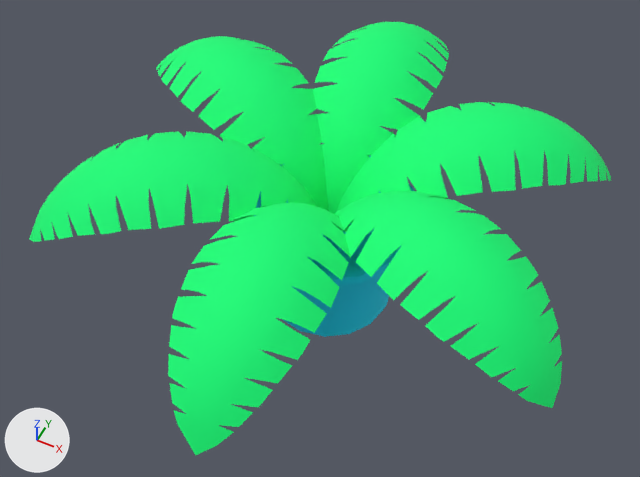
A saved change to the FBX model Assets/02_ASSETS/Models/Plant_Model.FBX.
The view is the same before and after, from a camera (50 mm lens) standing at (0.673, -1.399, 1.955) and looking at (-0.007, -0.039, 0.255). The axes (+X, +Y, +Z) are drawn at lower left. The lights are the same throughout. Where no turn or scale is listed for an object, it has been applied to the vertices.

The first picture shows 'Plant_Model'.
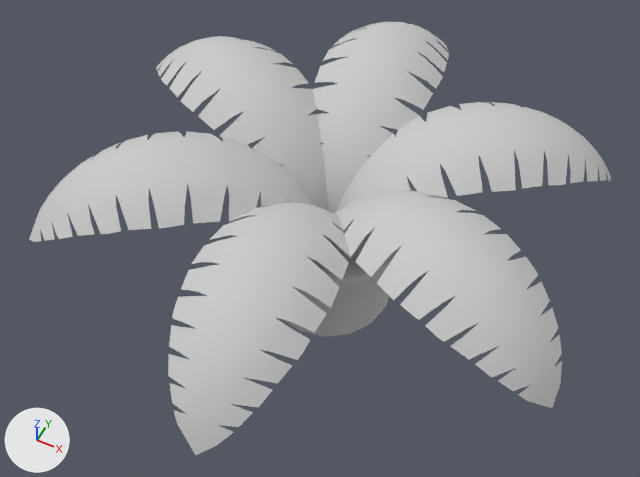
Commit message: plant only one material

Diff of the bpy script that builds the scene:
```diff
--- a/Assets/02_ASSETS/Models/Plant_Model.FBX.py
+++ b/Assets/02_ASSETS/Models/Plant_Model.FBX.py
@@ mat_chocolate_material @@
+mat_chocolate_material = principled_material('Chocolate_Material')
+mat_chocolate_material.base_color = (0.588, 0.588, 0.588)  # light grey #cacaca
+mat_chocolate_material.roughness = 0.859
@@ me_mesh @@
 me_mesh.from_pydata(...)  # 1456 vertices, 1236 faces; spans x -0.672..0.672, y -0.739..0.738, z 0.001..0.565
 # used by ob_plant_model
+# me_mesh part 1: all 900 faces that had it switch from mat_plant_material (green #00fc77) to mat_chocolate_material (light grey #cacaca)
+# me_mesh part 2: all 336 faces that had it switch from mat_pot_material (cyan #00deff) to mat_chocolate_material (light grey #cacaca)
```

What differs and where, as boxes [x1, y1, x2, y2] in the pictures (640 x 477 px):
part 1 of me_mesh, recoloured (green to grey): [29, 22, 611, 455] in both
part 2 of me_mesh, recoloured (cyan to grey): [254, 155, 414, 337] in both
